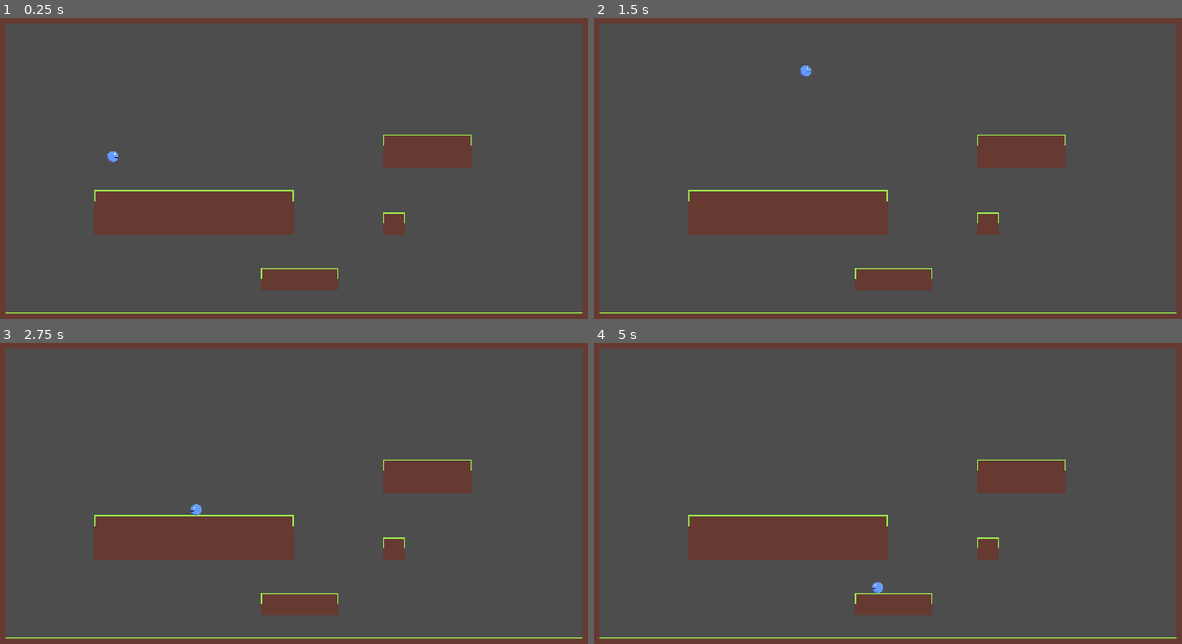
Above: before the commit, frames 1-4 (two rows, left to right).
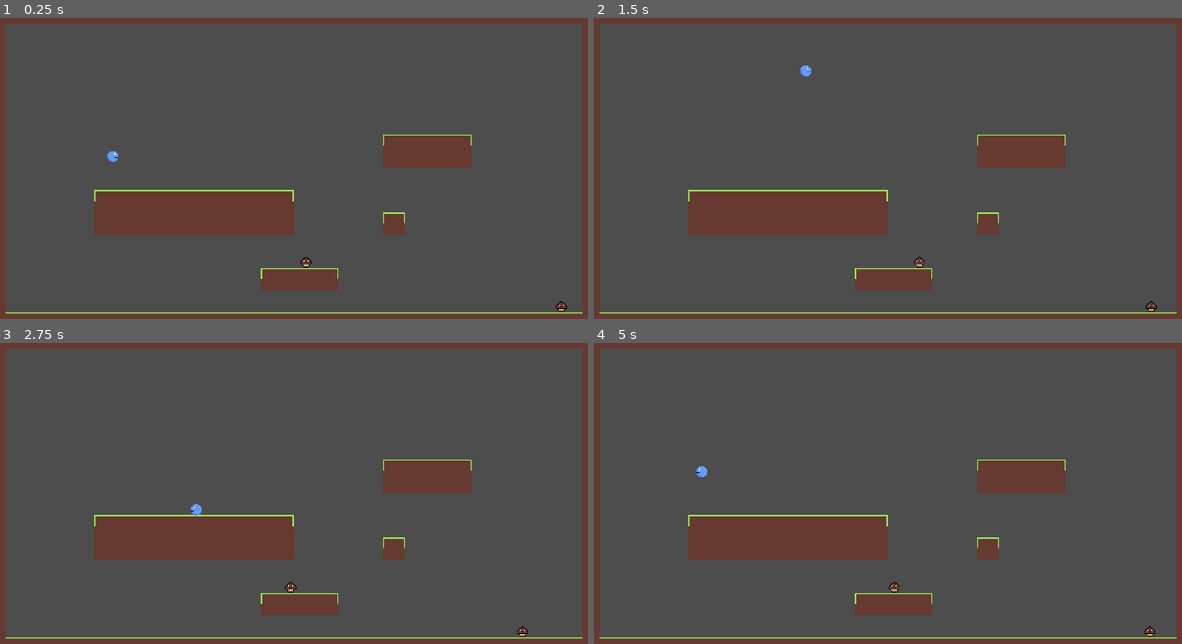
Above: after the commit, the same moments.

Repository: cosmobrain0/side-scrolling-platformer
Game: Godot game, scene res://game.tscn
The game is run twice, just before and just after one commit, with the same random seed, the same clock (stepped at 60 frames per second) and the same inputs.
Inputs:
- Up to frame 1 (0.25 s): no input
- Up to frame 2 (1.5 s): hold D (game_right) from 0.53 s (still down); tap W (game_jump) at 0.77 s
- Up to frame 3 (2.75 s): tap W (game_jump) at 1.52 s; release D (game_right) at 2.03 s; hold A (game_left) from 2.03 s (still down)
- Up to frame 4 (5 s): release A (game_left) at 2.78 s; hold D (game_right) 2.78-4.28 s; tap W (game_jump) at 3.02, 3.77, 4.52 s; hold A (game_left) from 4.28 s (still down)

The runs differ from the first frame. In frame 1, less than 0.1% of the frame differs, in the area x 51-97%, y 79-98%; in frame 2, less than 0.1%; in frame 3, less than 0.1%; in frame 4, 0.2%, in the area x 17-96%, y 40-98%.

Commit message:
goombas can kill the player

Diff:
--- /dev/null
+++ b/goomba.gd
@@ -0,0 +1,48 @@
+extends Area2D
+
+enum Facing {LEFT, RIGHT}
+
+var speed := 80.0
+var facing := Facing.LEFT
+var ground_check_offset := Vector2(16, 0)
+
+@onready var ground_check: RayCast2D = $GroundCheck
+@onready var wall_check: RayCast2D = $WallCheck
+@onready var collision_shape: CollisionShape2D = $CollisionShape2D
+
+# Called when the node enters the scene tree for the first time.
+func _ready() -> void:
+	body_entered.connect(_on_body_entered)
+	pass # Replace with function body.
+
+func direction() -> Vector2:
+	if facing == Facing.LEFT: return Vector2.LEFT
+	else: return Vector2.RIGHT
+
+# Called every frame. 'delta' is the elapsed time since the previous frame.
+func _process(delta: float) -> void:
+	var velocity := Vector2.ZERO
+	var ground := ground_check.is_colliding()
+	var wall := wall_check.is_colliding()
+	if ground:
+		if wall:
+			turn_around()
+		velocity = speed * delta * direction()
+	else:
+		turn_around()
+
+	position += velocity
+
+func turn_around() -> void:
+	if facing == Facing.LEFT: set_facing(Facing.RIGHT)
+	else: set_facing(Facing.LEFT)
+
+func set_facing(new_facing: Facing) -> void:
+	facing = new_facing
+	if facing == Facing.RIGHT: ground_check.position = ground_check_offset
+	else:
+		ground_check.position = Vector2(-ground_check_offset.x, ground_check_offset.y)
+
+func _on_body_entered(body: Node2D) -> void:
+	if body.name == "Player":
+		SignalBus.goomba_collider_hit.emit(body)
--- a/goomba.tscn
+++ b/goomba.tscn
@@ -1,11 +1,13 @@
-[gd_scene load_steps=3 format=3 uid="uid://dgtv3oe6ne6s0"]
+[gd_scene load_steps=4 format=3 uid="uid://dgtv3oe6ne6s0"]
 
 [ext_resource type="Texture2D" uid="uid://s67jj0agg6jw" path="res://art/enemy-goomba.png" id="1_po8e1"]
+[ext_resource type="Script" path="res://goomba.gd" id="1_xukdf"]
 
 [sub_resource type="CircleShape2D" id="CircleShape2D_sxsai"]
 radius = 12.0
 
-[node name="Goomba" type="RigidBody2D"]
+[node name="Goomba" type="Area2D"]
+script = ExtResource("1_xukdf")
 
 [node name="CollisionShape2D" type="CollisionShape2D" parent="."]
 shape = SubResource("CircleShape2D_sxsai")
@@ -13,3 +15,10 @@
 [node name="Sprite2D" type="Sprite2D" parent="."]
 texture_filter = 1
 texture = ExtResource("1_po8e1")
+
+[node name="GroundCheck" type="RayCast2D" parent="."]
+position = Vector2(16, 0)
+target_position = Vector2(0, 18)
+
+[node name="WallCheck" type="RayCast2D" parent="."]
+target_position = Vector2(18, 0)
--- a/level_start.tscn
+++ b/level_start.tscn
@@ -1,6 +1,7 @@
-[gd_scene load_steps=4 format=4 uid="uid://crbea4m5tlvro"]
+[gd_scene load_steps=6 format=4 uid="uid://crbea4m5tlvro"]
 
 [ext_resource type="Texture2D" uid="uid://h46mtylmcl06" path="res://art/grass-tileset.png" id="1_jyljl"]
+[ext_resource type="PackedScene" uid="uid://dgtv3oe6ne6s0" path="res://goomba.tscn" id="2_su7l3"]
 
 [sub_resource type="TileSetAtlasSource" id="TileSetAtlasSource_38yct"]
 resource_name = "Terrain"
@@ -38,6 +39,10 @@
 2:0/1/terrains_peering_bit/right_side = 0
 2:0/1/terrains_peering_bit/bottom_side = 0
 
+[sub_resource type="TileSetScenesCollectionSource" id="TileSetScenesCollectionSource_jo5b4"]
+resource_name = "GoombaScene"
+scenes/1/scene = ExtResource("2_su7l3")
+
 [sub_resource type="TileSet" id="TileSet_6qf8s"]
 tile_size = Vector2i(32, 32)
 physics_layer_0/collision_layer = 1
@@ -45,8 +50,9 @@
 terrain_set_0/terrain_0/name = "Terrain 0"
 terrain_set_0/terrain_0/color = Color(0.5, 0.34375, 0.25, 1)
 sources/0 = SubResource("TileSetAtlasSource_38yct")
+sources/2 = SubResource("TileSetScenesCollectionSource_jo5b4")
 
 [node name="TileMapLayer" type="TileMapLayer"]
 texture_filter = 1
-tile_map_data = PackedByteArray("AAADACEAAAAAAAAAAAADACAAAAA …(13728 unchanged characters)… BAAAAAAAbABsAAAAAAAAAAAAbABoAAAACAAAAAQA=")
+tile_map_data = PackedByteArray("AAADACEAAAAAAAAAAAADACAAAAA …(13728 unchanged characters)… BAAAAAAAbABsAAAAAAAAAAAAbABoAAAACAAAAAQAeABkAAgAAAAAAAQA1AB0AAgAAAAAAAQA=")
 tile_set = SubResource("TileSet_6qf8s")
--- a/player.gd
+++ b/player.gd
@@ -6,10 +6,17 @@
 const JUMP_VELOCITY: float = -800.0
 var facing := Facing.RIGHT
 
+var game_over := false
+
 func _ready():
 	SignalBus.player_facing_changed.emit(Facing.RIGHT)
+	SignalBus.goomba_collider_hit.connect(_on_goomba_collider_hit)
 
 func _physics_process(delta: float) -> void:
+	if game_over:
+		get_tree().reload_current_scene()
+		return
+
 	# Add the gravity.
 	if not is_on_floor():
 		velocity += get_gravity() * delta
@@ -34,3 +41,6 @@
 	if new_facing != facing:
 		facing = new_facing
 		SignalBus.player_facing_changed.emit(facing)
+
+func _on_goomba_collider_hit(player: Node2D) -> void:
+	game_over = true
--- a/signal_bus.gd
+++ b/signal_bus.gd
@@ -3,3 +3,4 @@
 enum Facing {LEFT, RIGHT}
 
 signal player_facing_changed(facing: Facing)
+signal goomba_collider_hit(player: Node2D)
